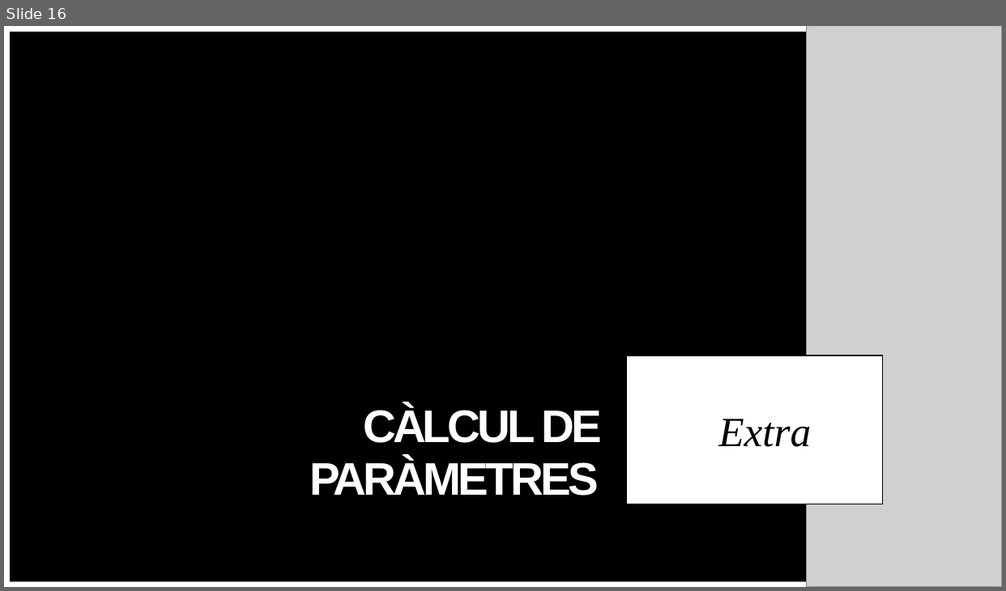
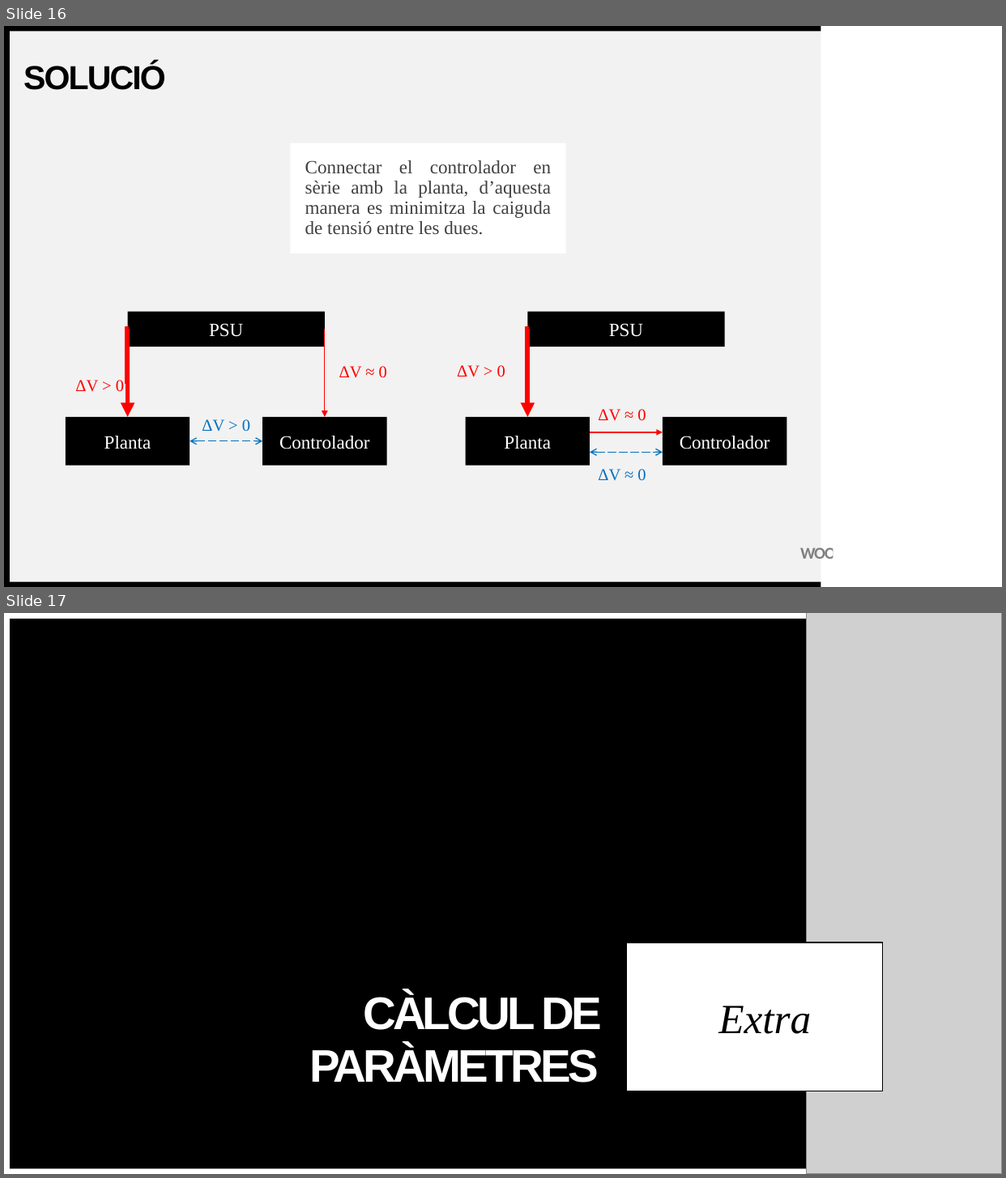
Before and after one commit to Argyrum/TFG-Control, a slide deck: Presentacions/Resultats de l’Anàlisi de la Planta de DS - Compendi 1-4 .pptx. Shown one above the other, each under a label of ours: slide 16 before the commit, slides 16 and 17 after it. The pictures are 1006x591 and 1006x1178 pixels, drawn with LibreOffice and Linux fonts; fonts in the diff are those of the drawing; grey boxes stand for pictures. Boxes give left, top, right and bottom in pixels: in the first picture for what was removed or moved away, otherwise in the second. Text is boxed around its words. In the diff, an @@ line names an element or a change of style, - is before the commit and + after.

```diff
--- a/Presentacions/Resultats de l’Anàlisi de la Planta de DS - Compendi 1-4 .pptx
+++ b/Presentacions/Resultats de l’Anàlisi de la Planta de DS - Compendi 1-4 .pptx
@@ slide 16 added at [4, 26, 1002, 587], background #FFFFFF; not listed: 2 template elements that a slide beside it also shows @@
@@ rectangle added at [4, 26, 820, 31], fill #000000 @@
@@ rectangle added at [4, 28, 10, 587], fill #000000 @@
@@ rectangle added at [10, 31, 821, 582], fill #F2F2F2 @@
@@ title added at [23, 62, 166, 90], 32 pt, text #000000, bold @@
+SOLUCIÓ
@@ text added at [291, 143, 566, 254], fill #FFFFFF, 18 pt, text #404040 @@
+Connectar el controlador en sèrie amb la planta, d’aquesta manera es minimitza la caiguda de tensió entre les dues.
@@ rectangle added at [127, 312, 325, 347], fill #000000, 18 pt, text #FFFFFF @@
+PSU
@@ rectangle added at [528, 312, 725, 347], fill #000000, 18 pt, text #FFFFFF @@
+PSU
@@ elbow arrow added from (128, 329) to (127, 417), #FF0000 4.5 pt @@
@@ arrow added from (325, 329) to (325, 417), #FF0000 1 pt @@
@@ elbow arrow added from (529, 329) to (528, 417), #FF0000 4.5 pt @@
@@ text added at [457, 365, 505, 378], 16 pt, text #FF0000 @@
+ΔV > 0
@@ text added at [75, 380, 124, 391], 16 pt, text #FF0000 @@
+ΔV > 0
@@ text added at [339, 366, 387, 378], 16 pt, text #FF0000 @@
+ΔV ≈ 0
@@ text added at [598, 409, 646, 421], 16 pt, text #FF0000 @@
+ΔV ≈ 0
@@ rectangle added at [66, 417, 189, 466], fill #000000, 18 pt, text #FFFFFF @@
+Planta
@@ text added at [202, 420, 250, 431], 16 pt, text #0070C0 @@
+ΔV > 0
@@ rectangle added at [262, 417, 386, 466], fill #000000, 18 pt, text #FFFFFF @@
+Controlador
@@ rectangle added at [465, 417, 590, 466], fill #000000, 18 pt, text #FFFFFF @@
+Planta
@@ arrow added from (590, 433) to (663, 433), #FF0000 1 pt @@
@@ rectangle added at [663, 417, 787, 466], fill #000000, 18 pt, text #FFFFFF @@
+Controlador
@@ double arrow added from (189, 442) to (262, 442), #0070C0 1 pt dashed @@
@@ double arrow added from (590, 453) to (663, 453), #0070C0 1 pt dashed @@
@@ text added at [598, 469, 646, 481], 16 pt, text #0070C0 @@
+ΔV ≈ 0
@@ rectangle added at [833, 539, 1002, 587], fill #FFFFFF @@
@@ rectangle added at [4, 582, 820, 587], fill #000000 @@
@@ what was slide 16 is now slide 17 @@
```
Also in this commit, not shown: 1 slide changed, 10 other slides added, 2 other files.
